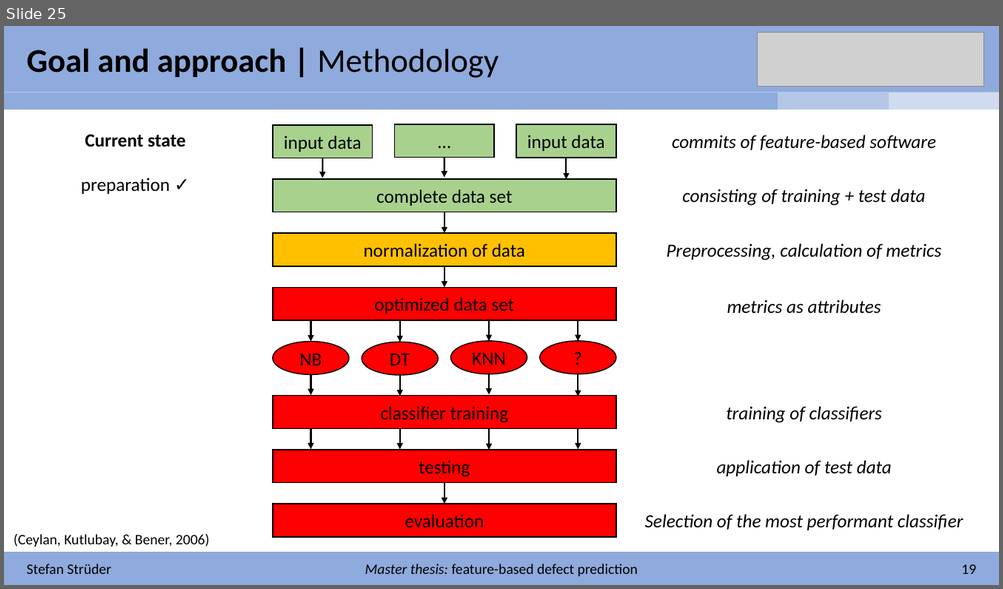
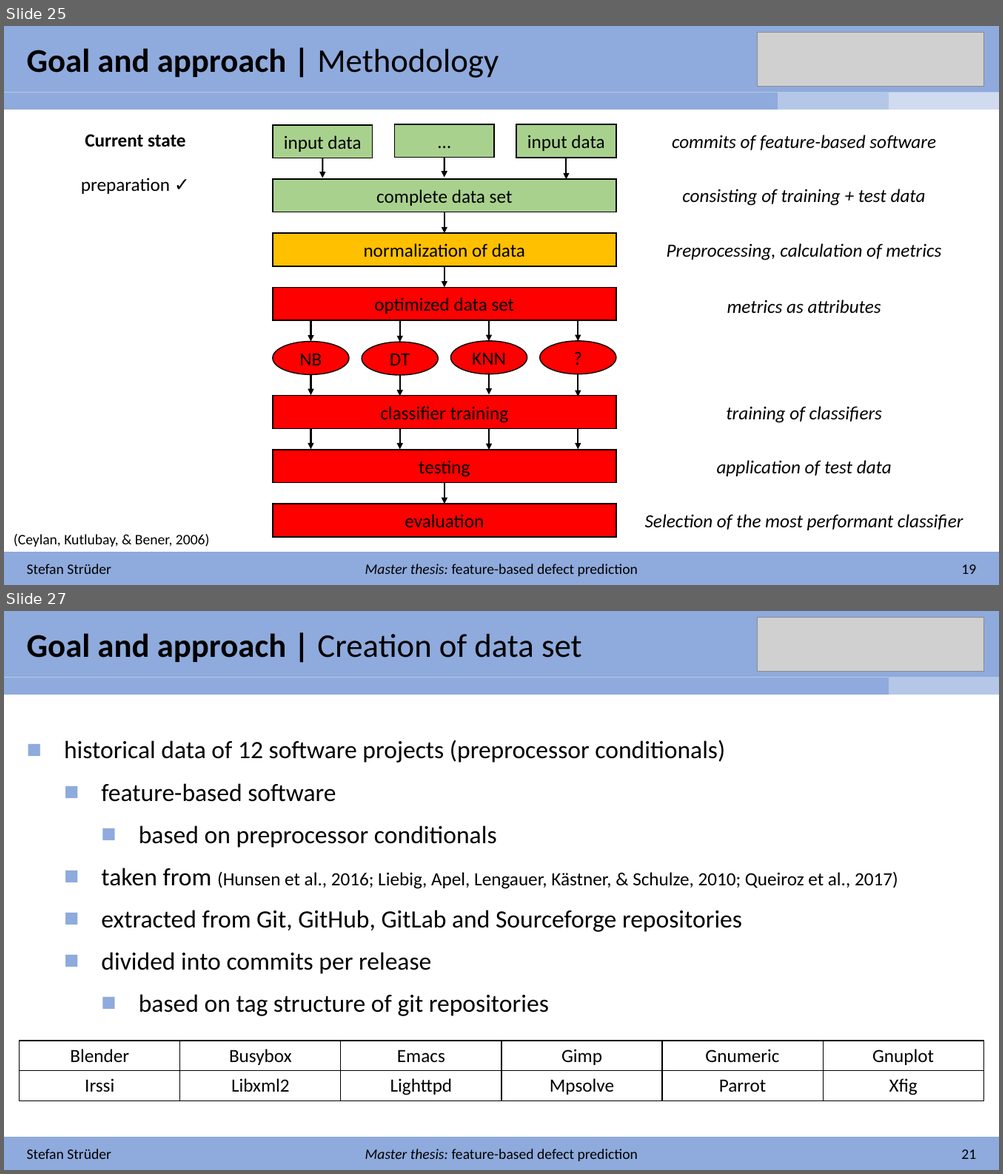
Before and after one commit to stefanstrueder/MA_Strueder, a slide deck: Einführungspräsentation/Introduction.pptx. Shown one above the other, each under a label of ours: slide 25 before the commit, slides 25 and 27 after it; the slides between them are not shown. The pictures are 1003x589 and 1003x1174 pixels, drawn with LibreOffice and Linux fonts; fonts in the diff are those of the drawing; grey boxes stand for pictures. Boxes give left, top, right and bottom in pixels: in the first picture for what was removed or moved away, otherwise in the second. Text is boxed around its words. In the diff, an @@ line names an element or a change of style, - is before the commit and + after.

```diff
--- a/Einführungspräsentation/Introduction.pptx
+++ b/Einführungspräsentation/Introduction.pptx
@@ slide 27 added at (4,611,999,1170), background #FFFFFF @@
@@ rectangle added at (4,611,999,678), fill #8FAADC @@
@@ picture added at (757,617,984,671) @@
@@ text added at (27,633,582,662), 32 pt, text #000000 @@
+Goal and approach | Creation of data set
@@ table added at (4,678,998,695), 1 rows, 6 columns @@
+ |  |  |  |  | 
@@ text added at (64,740,898,1017), 24 pt, text #000000 @@
+■ historical data of 12 software projects (preprocessor conditionals)
+  ■ feature-based software
+    ■ based on preprocessor conditionals
+  ■ taken from (Hunsen et al., 2016; Liebig, Apel, Lengauer, Kästner, & Schulze, 2010; Queiroz et al., 2017)
+  ■ extracted from Git, GitHub, GitLab and Sourceforge repositories
+  ■ divided into commits per release
+    ■ based on tag structure of git repositories
@@ table added at (20,1041,982,1101), 2 rows, 6 columns @@
+Blender | Busybox | Emacs | Gimp | Gnumeric | Gnuplot
+Irssi | Libxml2 | Lighttpd | Mpsolve | Parrot | Xfig
@@ rectangle added at (4,1138,999,1170), fill #8FAADC @@
@@ text added at (27,1149,111,1159), 14 pt, text #000000 @@
+Stefan Strüder
@@ text added at (365,1149,637,1162), 14 pt, text #000000 @@
+Master thesis: feature-based defect prediction
@@ text added at (961,1150,976,1159), 14 pt, text #000000 @@
+21
```
Also in this commit, not shown: 8 slides changed, 2 other slides added, 1 other file.
